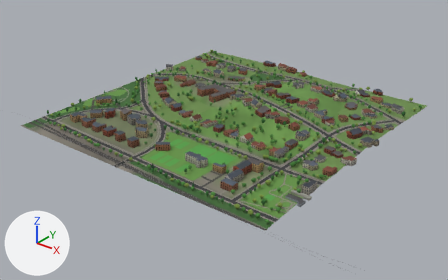
Two versions of the glTF model glasgow-subway/data/city/city_5_9.glb, one commit apart.
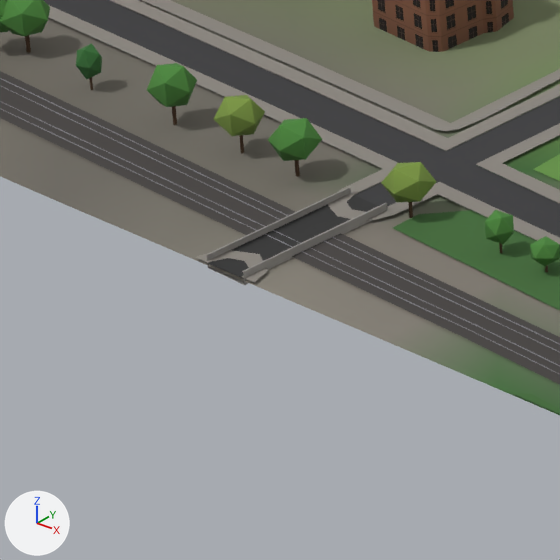
The first picture shows the older version from a 50 mm camera at (-244.0, -3026.0, 457.0) aimed at (-843.0, -2277.0, -8.0). The close-ups show the older and then the newer version on the part from 21% to 32% of the width and 51% to 68% of the height of that picture. Only the edits that show in the close-ups are written down. The lights are fixed; the arrows at lower left show +X, +Y and +Z. Where no turn or scale is listed for an object, it has been applied to the vertices. Vertices at exactly the same position are counted once.

The scene before the commit, as lines of its bpy script (objects in view):
```python
me_green_tree_a_001 = bpy.data.meshes.new('green_tree_a.001')
me_green_tree_a_001.from_pydata(...)  # 22 vertices, 30 faces; spans x -0.7..0.7, y -0.7..0.7, z -1.0..1.0
me_green_tree_a_001.materials.append(mat_mat_green)
me_green_tree_b_001 = bpy.data.meshes.new('green_tree_b.001')
me_green_tree_b_001.from_pydata(...)  # 22 vertices, 30 faces; spans x -0.82..0.82, y -0.82..0.82, z -1.0..1.0
me_green_tree_b_001.materials.append(mat_mat_green)
me_roads_5_9 = bpy.data.meshes.new('roads_5_9')
me_roads_5_9.from_pydata(...)  # 1546 vertices, 1574 faces; spans x -250.0..250.0, y -250.0..250.0, z -8.0..8.0
# faces by material slot: [447, 1085, 42]
me_roads_5_9.materials.append(mat_mat_road)
me_roads_5_9.materials.append(mat_mat_pavement)
me_roads_5_9.materials.append(mat_mat_bridge)
ob_green_tree_a_022 = bpy.data.objects.new('green_tree_a.022', me_green_tree_a_001)
ob_green_tree_a_022.parent = ob_node_5
ob_green_tree_a_022.location = (-836.3, -2476.0, 28.23)
ob_green_tree_a_022.rotation_euler = (0.0, 0.0, -2.457)  # degrees (0, 0, -141)
ob_green_tree_a_022.scale = (2.63, 2.63, 2.36)
ob_green_tree_b_011 = bpy.data.objects.new('green_tree_b.011', me_green_tree_b_001)
ob_green_tree_b_011.parent = ob_node_6
ob_green_tree_b_011.location = (-890.3, -2477.0, 29.73)
ob_green_tree_b_011.rotation_euler = (0.0, 0.0, 2.026)  # degrees (0, 0, 116)
ob_green_tree_b_011.scale = (3.46, 3.46, 3.95)
ob_roads_5_9 = bpy.data.objects.new('roads_5_9', me_roads_5_9)
ob_roads_5_9.location = (-850.0, -2250.0, 33.2)
# also in view: 'green_tree_c.008' at (-919.0, -2477.0, 29.0); 'green_5_9' at (-850.0, -2250.0, 33.0); 'green_tree_a.024' at (-934.0, -2474.0, 30.0); 'green_tree_a.023' at (-844.0, -2476.0, 29.0); 'green_tree_b.012' at (-860.0, -2476.0, 29.0)
```
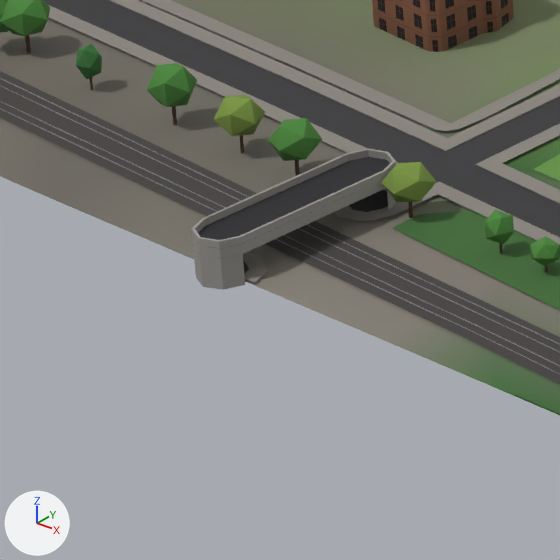
Where the newer file only moved an object's origin or applied its transform, the numbers keep the older frame.

Diff of the bpy script that builds the scene:
```diff
--- a/glasgow-subway/data/city/city_5_9.glb.py
+++ b/glasgow-subway/data/city/city_5_9.glb.py
@@ me_roads_5_9 @@
 # used by ob_roads_5_9; location = (-850.0, -2250.0, 33.2)
-me_roads_5_9.from_pydata(...)  # 1546 vertices, 1574 faces; spans x -250.0..250.0, y -250.0..250.0, z -8.0..8.0
+me_roads_5_9.from_pydata(...)  # 1622 vertices, 1650 faces; spans x -250.0..250.0, y -254.0..250.0, z -8.0..8.0
+# me_roads_5_9 part 1: a new loose piece of 14 vertices spanning x -22.0..-13.0, y -254.0..-223.0, z -2.0, in mat_mat_road
+# me_roads_5_9 part 2: 1 vertex moved within x -14.0, y -227.0, z -7.0; 29 vertices removed from x -22.0..-14.0, y -250.0..-226.0, z -8.0..-6.0; 91 vertices added at x -22.0..-13.0, y -254.0..-223.0, z -8.0..-1.0
 me_roads_5_9.materials.append(mat_mat_road)
```

Pixel boxes [x1, y1, x2, y2] of what changed, in the close-ups (560 x 560 px):
'roads_5_9', reshaped: before [44, 0, 560, 285]; after [44, 0, 560, 290]
part 1 of me_roads_5_9, added: after [198, 157, 390, 249]
part 2 of me_roads_5_9, built on: before [207, 182, 439, 285]; after [192, 149, 439, 290]
